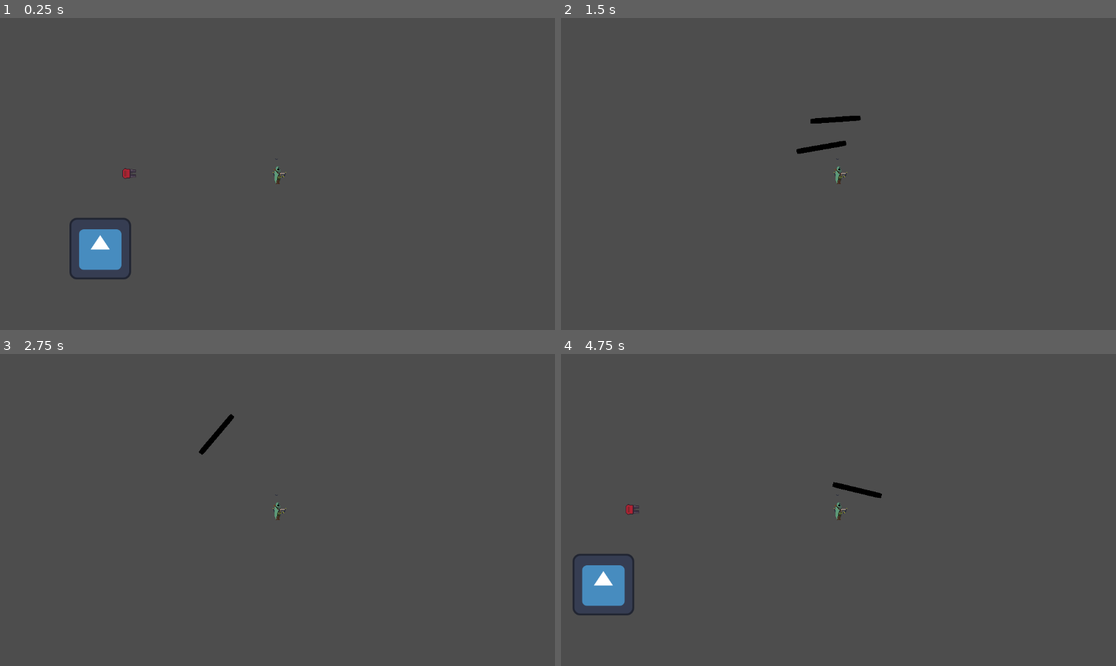
Above: before the commit, frames 1-4 (two rows, left to right).
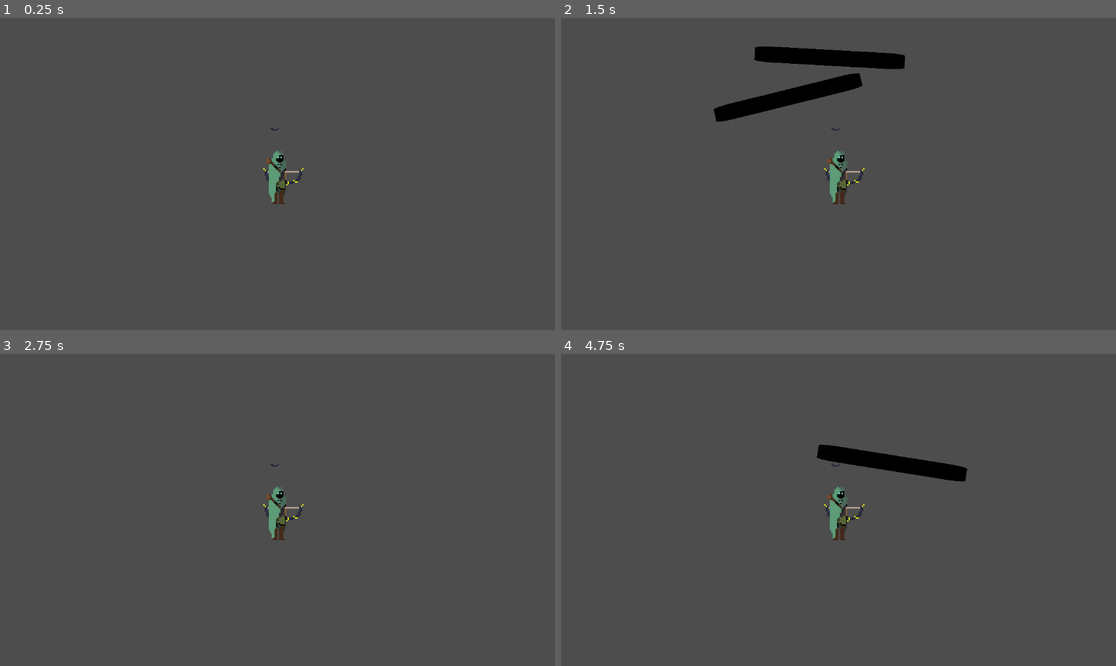
Above: after the commit, the same moments.

Repository: AethelVeritas/Dunedain
Game: Godot game, scene res://scenes/root.tscn
The game is run twice, just before and just after one commit, with the same random seed, the same clock (stepped at 60 frames per second) and the same inputs. The engine's default icon, where the game draws it, is replaced by a stand-in: a white triangle on a blue panel in a dark square.
Inputs (mouse positions are in pixels of both pictures, inside the frame that each line leads up to):
- Up to frame 1 (0.25 s): no input
- Up to frame 2 (1.5 s): tap Enter at 0.5 s; move the mouse to (960, 158) at 0.52 s; hold D (right) 0.53-1.28 s; click (960, 158) at 0.6 s; move the mouse to (727, 189) at 1.27 s; hold S (down) from 1.28 s (still down); click (727, 189) at 1.35 s
- Up to frame 3 (2.75 s): move the mouse to (333, 441) at 2.02 s; release S (down) at 2.03 s; hold D (right) from 2.03 s (still down); click (333, 441) at 2.1 s
- Up to frame 4 (4.75 s): move the mouse to (810, 572) at 2.77 s; release D (right) at 2.78 s; hold W (up) 2.78-3.53 s; click (810, 572) at 2.85 s; move the mouse to (1005, 556) at 3.52 s; hold A (left) from 3.53 s (still down); click (1005, 556) at 3.6 s; move the mouse to (672, 463) at 4.27 s; click (672, 463) at 4.35 s

The runs differ from the first frame. In frame 1, 1.8% of the frame differs, in the area x 12-55%, y 35-84%; in frame 2, 3.6%, in the area x 27-62%, y 9-60%; in frame 3, 0.6%; in frame 4, 3.4%.

Commit message:
add grave

Diff:
--- a/project.godot
+++ b/project.godot
@@ -14,6 +14,10 @@
 run/main_scene="uid://d1qeq68ycsqxh"
 config/features=PackedStringArray("4.5", "Mobile")
 config/icon="res://icon.svg"
+
+[autoload]
+
+GameManager="*res://scripts/game_manager.gd"
 
 [global_group]
 
--- a/scenes/bullet.tscn
+++ b/scenes/bullet.tscn
@@ -7,13 +7,14 @@
 size = Vector2(127.5, 29)
 
 [node name="Bullet" type="Area2D"]
+scale = Vector2(0.5, 0.5)
 script = ExtResource("1_y25gk")
 damage = 20
 
 [node name="Sprite2D" type="Sprite2D" parent="."]
-position = Vector2(3.5527137e-15, 1.1368684e-13)
-scale = Vector2(1.015625, 0.23437497)
+scale = Vector2(0.5, 0.125)
 texture = ExtResource("1_mkf8s")
 
 [node name="CollisionShape2D" type="CollisionShape2D" parent="."]
+scale = Vector2(0.5, 0.5)
 shape = SubResource("RectangleShape2D_y25gk")
--- a/scenes/grave.tscn
+++ b/scenes/grave.tscn
@@ -1,15 +1,19 @@
 [gd_scene load_steps=2 format=3 uid="uid://c27oyuyjnlb80"]
 
 [sub_resource type="RectangleShape2D" id="RectangleShape2D_t4bjk"]
-size = Vector2(22, 10)
+size = Vector2(33, 16)
 
-[node name="Node2D" type="Node2D"]
+[node name="StaticBody2D" type="StaticBody2D"]
 
 [node name="ColorRect" type="ColorRect" parent="."]
-offset_right = 22.0
-offset_bottom = 10.0
+offset_left = 6.3455753
+offset_top = 0.09883261
+offset_right = 38.96869
+offset_bottom = 16.445177
+rotation = 1.5863701
 color = Color(0.84263474, 3.5616756e-06, 4.813075e-07, 1)
 
 [node name="CollisionShape2D" type="CollisionShape2D" parent="."]
-position = Vector2(11, 5)
+position = Vector2(-1.9999998, 16.5)
+rotation = 1.5707964
 shape = SubResource("RectangleShape2D_t4bjk")
--- a/scenes/player.tscn
+++ b/scenes/player.tscn
@@ -1,9 +1,7 @@
 [gd_scene load_steps=18 format=3 uid="uid://bh1w0ho7ry2kq"]
-
 
 [ext_resource type="Script" uid="uid://clycbp5oqw18" path="res://scripts/player.gd" id="1_g2els"]
 [ext_resource type="Texture2D" uid="uid://dm60w5cv4dvpi" path="res://sprites/Archer/High Attack.png" id="2_g2els"]
-[ext_resource type="Texture2D" uid="uid://dw1c2w86e8poo" path="res://sprites/Archer/bow.png" id="3_g2els"]
 
 [sub_resource type="AtlasTexture" id="AtlasTexture_qhqgy"]
 atlas = ExtResource("2_g2els")
@@ -116,17 +114,10 @@
 frame_progress = 0.9874358
 
 [node name="Camera2D" type="Camera2D" parent="AnimatedSprite2D"]
+zoom = Vector2(3, 3)
 
 [node name="Marker2D" type="Marker2D" parent="."]
 position = Vector2(0, -15)
-[node name="Sprite2D" type="Sprite2D" parent="."]
-position = Vector2(-1.0000005, -2.0000002)
-scale = Vector2(0.2890625, 0.234375)
-texture = ExtResource("3_g2els")
-
-[node name="Camera2D" type="Camera2D" parent="Sprite2D"]
-position = Vector2(-3.4594727, 25.600098)
-position_smoothing_enabled = true
 
 [node name="CollisionShape2D" type="CollisionShape2D" parent="."]
 position = Vector2(0, -3)
--- a/scenes/root.tscn
+++ b/scenes/root.tscn
@@ -1,10 +1,12 @@
-[gd_scene load_steps=4 format=3 uid="uid://d1qeq68ycsqxh"]
+[gd_scene load_steps=5 format=3 uid="uid://d1qeq68ycsqxh"]
 
 [ext_resource type="PackedScene" uid="uid://bh1w0ho7ry2kq" path="res://scenes/player.tscn" id="1_j5px3"]
+[ext_resource type="Script" uid="uid://dhpfdag4p3ano" path="res://scripts/root.gd" id="1_sqa0i"]
 [ext_resource type="Texture2D" uid="uid://i5totv5mnkqh" path="res://icon.svg" id="2_twpsu"]
 [ext_resource type="PackedScene" uid="uid://dkqk7f4s0wbqy" path="res://scenes/turret.tscn" id="3_lrqlo"]
 
 [node name="Root" type="Node2D"]
+script = ExtResource("1_sqa0i")
 
 [node name="Icon" type="Sprite2D" parent="."]
 position = Vector2(-428, 90)
--- a/scenes/turret.tscn
+++ b/scenes/turret.tscn
@@ -1,7 +1,10 @@
-[gd_scene load_steps=3 format=3 uid="uid://dkqk7f4s0wbqy"]
+[gd_scene load_steps=4 format=3 uid="uid://dkqk7f4s0wbqy"]
 
 [ext_resource type="Texture2D" uid="uid://dloqaw31bp6ln" path="res://assets/turret_FACE.png" id="1_el7wl"]
 [ext_resource type="Script" uid="uid://c04b3f0vvjflr" path="res://scripts/turret.gd" id="2_485p4"]
+
+[sub_resource type="CircleShape2D" id="CircleShape2D_turret"]
+radius = 32.0
 
 [node name="Turret" type="Node2D"]
 
@@ -15,4 +18,10 @@
 
 [node name="ReloadTimer" type="Timer" parent="RayCast2D"]
 
+[node name="HitArea" type="Area2D" parent="."]
+
+[node name="CollisionShape2D" type="CollisionShape2D" parent="HitArea"]
+shape = SubResource("CircleShape2D_turret")
+
 [connection signal="timeout" from="RayCast2D/ReloadTimer" to="RayCast2D" method="_on_reload_timer_timeout"]
+[connection signal="area_entered" from="HitArea" to="RayCast2D" method="_on_hit_area_entered"]
--- /dev/null
+++ b/scripts/game_manager.gd
@@ -0,0 +1,16 @@
+extends Node
+
+# Array to store grave positions
+var grave_positions: Array[Vector2] = []
+
+# Add a grave position
+func add_grave_position(position: Vector2):
+	grave_positions.append(position)
+
+# Clear all grave positions (for when starting a new game)
+func clear_graves():
+	grave_positions.clear()
+
+# Get all grave positions
+func get_grave_positions() -> Array[Vector2]:
+	return grave_positions.duplicate()
--- a/scripts/player.gd
+++ b/scripts/player.gd
@@ -46,10 +46,8 @@
 func die():
 	print("Player died!")
 
-	# Spawn grave at player's position
-	var grave = GRAVE.instantiate()
-	get_parent().add_child(grave)
-	grave.global_position = global_position
+	# Save grave position to game manager
+	GameManager.add_grave_position(global_position)
 
 	# Small delay before restarting scene
 	await get_tree().create_timer(0.5).timeout
--- /dev/null
+++ b/scripts/root.gd
@@ -0,0 +1,11 @@
+extends Node2D
+
+const GRAVE = preload("res://scenes/grave.tscn")
+
+func _ready():
+	# Respawn all graves from the game manager
+	var grave_positions = GameManager.get_grave_positions()
+	for pos in grave_positions:
+		var grave = GRAVE.instantiate()
+		add_child(grave)
+		grave.global_position = pos
--- a/scripts/turret.gd
+++ b/scripts/turret.gd
@@ -12,15 +12,52 @@
 	await get_tree().process_frame
 	target = find_target()
 
-
 func _physics_process(delta):
 	if target != null:
 		var angle_to_target = global_position.angle_to_point(target.global_position)
 		ray_cast.look_at(target.global_position)
-		if ray_cast.is_colliding() and ray_cast.get_collider().is_in_group("Player"):
+
+		# Check if any part of the player is visible
+		if has_line_of_sight_to_player():
 			gun_sprite.rotation = angle_to_target
 			if reload_timer.is_stopped():
 				shoot()
+
+func has_line_of_sight_to_player() -> bool:
+	# Get the player's collision shape
+	var player_collision = target.get_node("CollisionShape2D")
+	if player_collision == null or player_collision.shape == null:
+		return false
+
+	# Get the collision rectangle extents (half size)
+	var shape_size = player_collision.shape.size
+	var extents = shape_size / 2.0
+
+	# Get the collision shape's position relative to player
+	var collision_offset = player_collision.position
+
+	# Define the four corners of the player's collision rectangle
+	var corners = [
+		target.global_position + collision_offset + Vector2(-extents.x, -extents.y),  # Top-left
+		target.global_position + collision_offset + Vector2(extents.x, -extents.y),   # Top-right
+		target.global_position + collision_offset + Vector2(-extents.x, extents.y),   # Bottom-left
+		target.global_position + collision_offset + Vector2(extents.x, extents.y)     # Bottom-right
+	]
+
+	# Check ray cast to each corner
+	for corner in corners:
+		ray_cast.look_at(corner)
+		ray_cast.force_raycast_update()
+		if ray_cast.is_colliding() and ray_cast.get_collider().is_in_group("Player"):
+			return true
+
+	# Also check the center for good measure
+	ray_cast.look_at(target.global_position)
+	ray_cast.force_raycast_update()
+	if ray_cast.is_colliding() and ray_cast.get_collider().is_in_group("Player"):
+		return true
+
+	return false
 
 func shoot():
 	print("PEW")
@@ -47,8 +84,6 @@
 	return new_target
 
 
-
-
 func _on_reload_timer_timeout() -> void:
 	print("reload timeout")
 	reload_timer.stop()
Not shown, added: scripts/game_manager.gd.uid
Not shown, added: scripts/root.gd.uid
